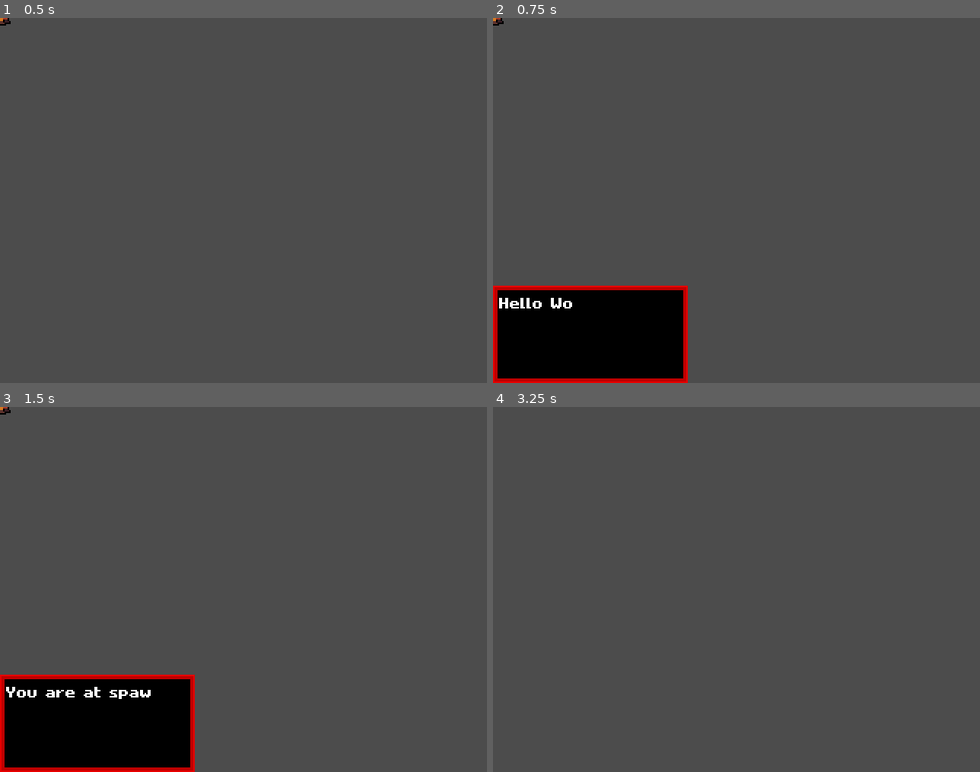
Above: before the commit, frames 1-4 (two rows, left to right).
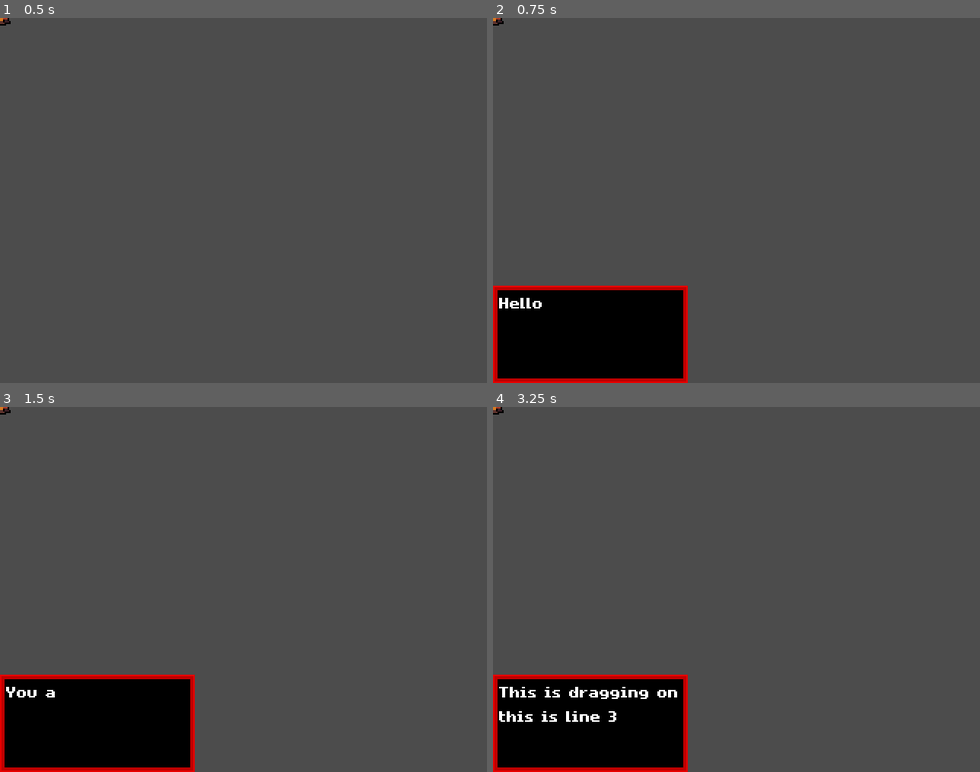
Above: after the commit, the same moments.

Repository: noelr21/GodotWildJam50
Game: Godot game, scene res://Scenes/World.tscn
The game is run twice, just before and just after one commit, with the same random seed, the same clock (stepped at 60 frames per second) and the same inputs.
Inputs:
- Up to frame 1 (0.5 s): no input
- Up to frame 2 (0.75 s): tap Enter (ui_accept) at 0.5 s; hold Right (ui_right) from 0.53 s (still down)
- Up to frame 3 (1.5 s): tap Enter (ui_accept) at 0.77, 1.25 s; release Right (ui_right) at 1.28 s; hold Down (ui_down) from 1.28 s (still down)
- Up to frame 4 (3.25 s): tap Enter (ui_accept) at 1.52, 2, 3.02 s; release Down (ui_down) at 2.03 s; hold Right (ui_right) 2.03-2.78 s; hold Up (ui_up) from 2.78 s (still down)

Frame 1 is identical in both runs. In frame 2, less than 0.1% of the frame differs, in the area x 11-17%, y 76-80%; in frame 3, 0.2%; in frame 4, 11%, in the area x 0-40%, y 0-100%.

Commit message:
Added grassy tile map node.

Diff:
--- /dev/null
+++ b/Nodes/Tilemaps/GrassyTerrainTileMap.tscn
@@ -0,0 +1,56 @@
+[gd_scene load_steps=3 format=2]
+
+[ext_resource path="res://Sprites/Tiles/Tile-set/tile-set.png" type="Texture" id=1]
+
+[sub_resource type="TileSet" id=1]
+1/name = "tile-set.png 1"
+1/texture = ExtResource( 1 )
+1/tex_offset = Vector2( 0, 0 )
+1/modulate = Color( 1, 1, 1, 1 )
+1/region = Rect2( 0, 128, 96, 96 )
+1/tile_mode = 1
+1/autotile/bitmask_mode = 2
+1/autotile/bitmask_flags = [ Vector2( 0, 0 ), 432, Vector2( 0, 1 ), 438, Vector2( 0, 2 ), 54, Vector2( 1, 0 ), 504, Vector2( 1, 1 ), 511, Vector2( 1, 2 ), 63, Vector2( 2, 0 ), 216, Vector2( 2, 1 ), 219, Vector2( 2, 2 ), 27 ]
+1/autotile/icon_coordinate = Vector2( 0, 0 )
+1/autotile/tile_size = Vector2( 32, 32 )
+1/autotile/spacing = 0
+1/autotile/occluder_map = [  ]
+1/autotile/navpoly_map = [  ]
+1/autotile/priority_map = [  ]
+1/autotile/z_index_map = [  ]
+1/occluder_offset = Vector2( 0, 0 )
+1/navigation_offset = Vector2( 0, 0 )
+1/shape_offset = Vector2( 0, 0 )
+1/shape_transform = Transform2D( 1, 0, 0, 1, 0, 0 )
+1/shape_one_way = false
+1/shape_one_way_margin = 0.0
+1/shapes = [  ]
+1/z_index = 0
+2/name = "tile-set.png 2"
+2/texture = ExtResource( 1 )
+2/tex_offset = Vector2( 0, 0 )
+2/modulate = Color( 1, 1, 1, 1 )
+2/region = Rect2( 128, 128, 96, 96 )
+2/tile_mode = 1
+2/autotile/bitmask_mode = 2
+2/autotile/bitmask_flags = [ Vector2( 0, 0 ), 432, Vector2( 0, 1 ), 438, Vector2( 0, 2 ), 54, Vector2( 1, 0 ), 504, Vector2( 1, 1 ), 511, Vector2( 1, 2 ), 63, Vector2( 2, 0 ), 216, Vector2( 2, 1 ), 219, Vector2( 2, 2 ), 27 ]
+2/autotile/icon_coordinate = Vector2( 0, 0 )
+2/autotile/tile_size = Vector2( 32, 32 )
+2/autotile/spacing = 0
+2/autotile/occluder_map = [  ]
+2/autotile/navpoly_map = [  ]
+2/autotile/priority_map = [  ]
+2/autotile/z_index_map = [  ]
+2/occluder_offset = Vector2( 0, 0 )
+2/navigation_offset = Vector2( 0, 0 )
+2/shape_offset = Vector2( 0, 0 )
+2/shape_transform = Transform2D( 1, 0, 0, 1, 0, 0 )
+2/shape_one_way = false
+2/shape_one_way_margin = 0.0
+2/shapes = [  ]
+2/z_index = 0
+
+[node name="GrassyTerrainTileMap" type="TileMap"]
+tile_set = SubResource( 1 )
+cell_size = Vector2( 32, 32 )
+format = 1
--- a/Nodes/UI/Dialog/DialogPlayer.gd
+++ b/Nodes/UI/Dialog/DialogPlayer.gd
@@ -19,6 +19,7 @@
 func _ready():
 	background.visible = false
 	scene_text = load_scene_text()
+	wait_timer /= characters_per_second #calculate characters per second
 	self.offset = Vector2(0, ProjectSettings.get_setting("display/window/size/height") - background.texture.get_height())
 	DialogueSignalBus.connect("display_dialog", self, "on_display_dialog")
 
@@ -34,7 +35,6 @@
 	printing_line = true
 	text_label.text = ""
 	print_next_char()
-	wait_timer /= characters_per_second #calculate characters per second
 	timer.start(wait_timer)
 
 func next_line():
--- a/Scenes/World.tscn
+++ b/Scenes/World.tscn
@@ -18,7 +18,7 @@
 
 [node name="DialogPlayer" parent="." instance=ExtResource( 2 )]
 scene_text_file = "res://Dialogue_Files/test_dialog.json"
-characters_per_second = 53.0
+characters_per_second = 25.0
 
 [editable path="Spawn"]
 [editable path="Player"]
Not shown, changed: .mono/metadata/ide_messaging_meta.txt
Binary file changed: Sprites/Tiles/Tile-set/tile-set.png
